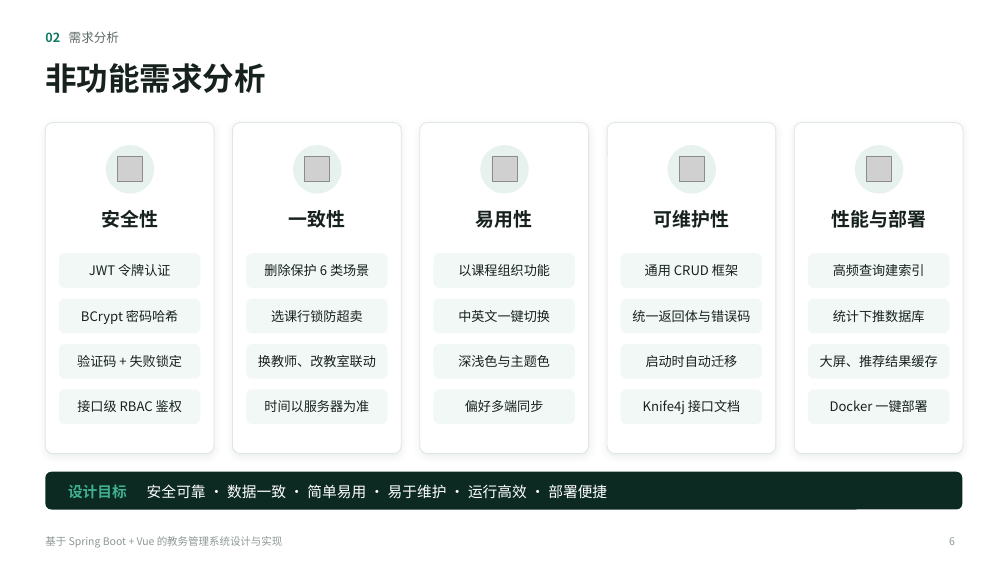
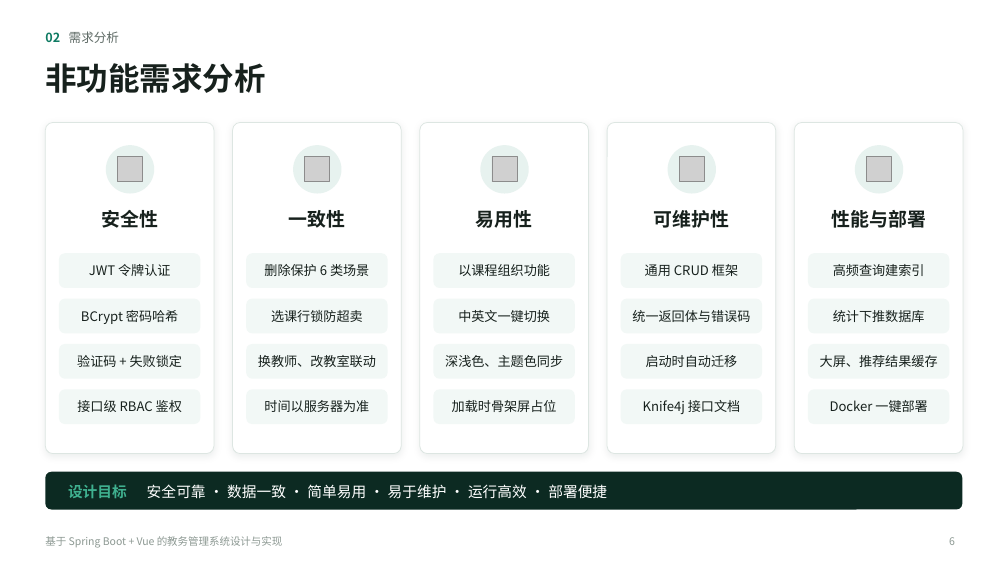
Before and after one commit to waitrain72-byte/education-admin-system, a slide deck: slide 6 of docs/教务管理系统-毕业答辩.pptx. Drawn at 1008x567 pixels with LibreOffice and Linux fonts; fonts in the diff are those of the drawing; grey boxes stand for pictures. Boxes give left, top, right and bottom in pixels: in the first picture for what was removed or moved away, otherwise in the second. Text is boxed around its words. In the diff, an @@ line names an element or a change of style, - is before the commit and + after.

```diff
--- a/docs/教务管理系统-毕业答辩.pptx
+++ b/docs/教务管理系统-毕业答辩.pptx
@@ text at (x1=445, y1=355, x2=563, y2=367): text changed @@
-深浅色与主题色
+深浅色、主题色同步
@@ text at (x1=452, y1=400, x2=557, y2=412): text changed @@
-偏好多端同步
+加载时骨架屏占位
```
Also in this commit, not shown: 8 other slides changed, 31 other files.
